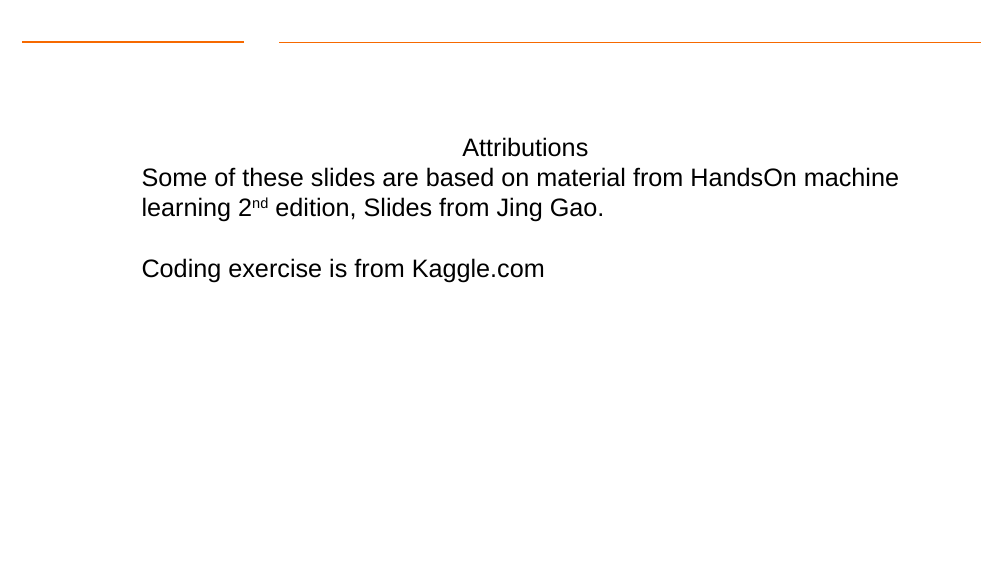
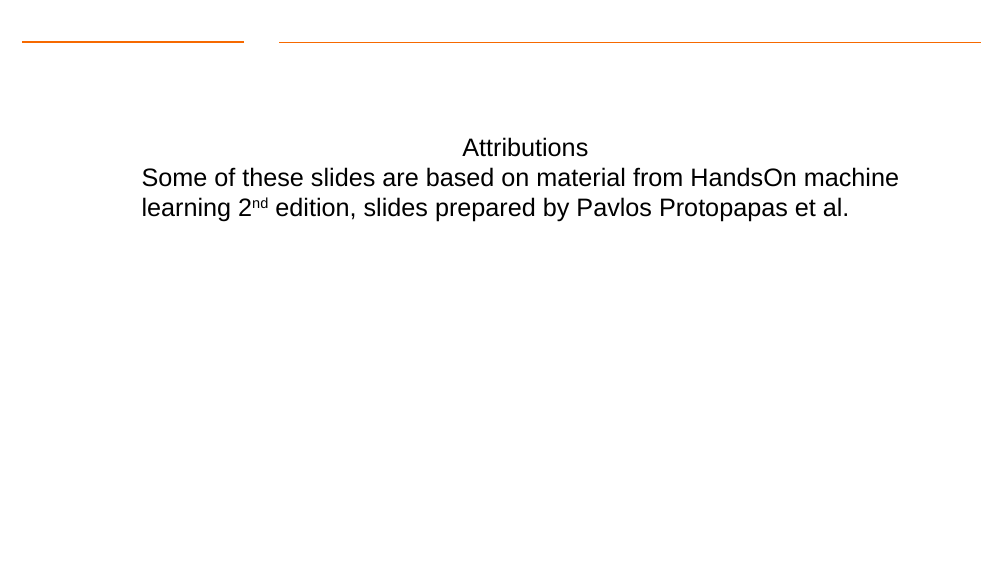
Before and after one commit to gk5951/RIT-DSCI-633-FDS, a slide deck: slide 10 of Syllabus/Lecture11/Lec11.pptx (slide 18 before the commit). Drawn at 1008x567 pixels with LibreOffice and Linux fonts; fonts in the diff are those of the drawing; background and template pictures are left out. Boxes give left, top, right and bottom in pixels: in the first picture for what was removed or moved away, otherwise in the second. Text is boxed around its words. In the diff, an @@ line names an element or a change of style, - is before the commit and + after.

Commit message:
added lecture slides

```diff
--- a/Syllabus/Lecture11/Lec11.pptx
+++ b/Syllabus/Lecture11/Lec11.pptx
@@ text at (x1=142, y1=167, x2=899, y2=222): text changed @@
-  Some of these slides are based on material from HandsOn machine learning 2nd edition, Slides from Jing Gao.
-  Coding exercise is from Kaggle.com
+  Some of these slides are based on material from HandsOn machine learning 2nd edition, slides prepared by Pavlos Protopapas et al.
```
Also in this commit, not shown: 2 other slides changed, 7 slides added, 15 slides removed, 7 other files.
